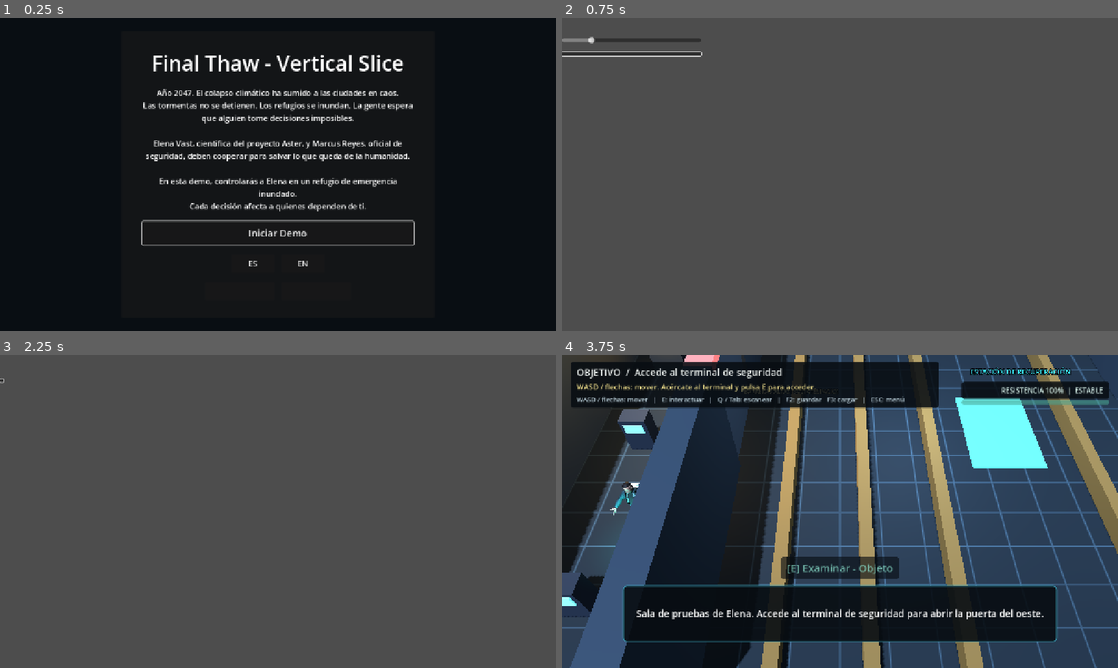
Above: before the commit, frames 1-4 (two rows, left to right).
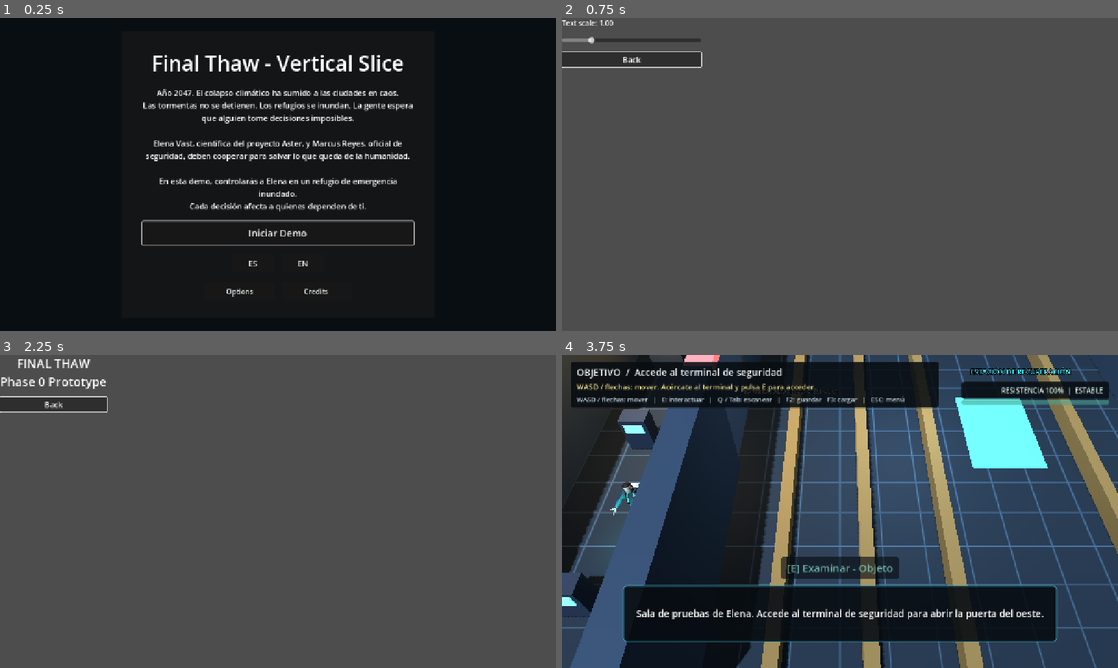
Above: after the commit, the same moments.

Repository: xabiervc/final-thaw
Game: Godot game, scene res://scenes/ui/main_menu.tscn
The game is run twice, just before and just after one commit, with the same random seed, the same clock (stepped at 60 frames per second) and the same inputs.
Inputs (mouse positions are in pixels of both pictures, inside the frame that each line leads up to; where the layout moved, square brackets give the same spot in the first picture):
- Up to frame 1 (0.25 s): no input
- Up to frame 2 (0.75 s): click (801, 290) at 0.5 s
- Up to frame 3 (2.25 s): click (66, 395) [66, 392] at 1.25 s; click (316, 627) at 2 s
- Up to frame 4 (3.75 s): click (617, 405) [562, 380] at 2.75 s; click "Iniciar Demo" at 3.5 s

The runs differ from the first frame. In frame 1, 0.1% of the frame differs, in the area x 40-59%, y 86-90%; in frame 2, 1.1%; in frame 3, 1.5%, in the area x 0-20%, y 1-19%; in frame 4, nothing differs.
Error before the commit: Invalid call. Nonexistent function 'get_menu_options_button' in base 'Node (narrative_text_manager.gd)'. (res://scripts/ui/main_menu.gd:105)

Commit message:
fix(ui): localize HUD and expand narrative text contract

Diff:
--- a/scripts/managers/narrative_text_manager.gd
+++ b/scripts/managers/narrative_text_manager.gd
@@ -38,8 +38,26 @@
 static func get_menu_start_button() -> String:
 	return _text("menu_start_button", "Start Demo")
 
+static func get_menu_options_button() -> String:
+	return _text("menu_options_button", "Options")
+
+static func get_menu_credits_button() -> String:
+	return _text("menu_credits_button", "Credits")
+
 static func get_hud_oxygen_label(value: float) -> String:
 	return _text("hud_oxygen_label", "Oxygen: %d%%") % int(value)
+
+static func get_hud_civilian_aid(value: int) -> String:
+	return _text("hud_civilian_aid", "Civilian aid %d/10") % value
+
+static func get_hud_prototype_integrity(value: int) -> String:
+	return _text("hud_prototype_integrity", "Prototype %d/3") % value
+
+static func get_hud_elena_safety(value: int) -> String:
+	return _text("hud_elena_safety", "Elena %d/3") % value
+
+static func get_hud_fps(value: int) -> String:
+	return _text("hud_fps", "FPS: %d") % value
 
 static func get_hud_civilian_state(trapped: bool, rescued: bool, dead: bool) -> String:
 	if dead:
@@ -167,6 +185,15 @@
 		oxygen,
 		civilian_aid,
 	]
+
+static func get_options_text_scale() -> String:
+	return _text("options_text_scale", "Text scale: %.2f")
+
+static func get_options_back_button() -> String:
+	return _text("options_back_button", "Back")
+
+static func get_credits_title() -> String:
+	return _text("credits_title", "FINAL THAW\nPhase 0 Prototype")
 
 ## Claves de texto del puzle de registros y cableado. Cada clave debe existir y no estar vacia en ES y EN.
 const CONTROL_ROOM_KEYS: Array[String] = [
--- a/scripts/ui/hud.gd
+++ b/scripts/ui/hud.gd
@@ -20,7 +20,7 @@
 	character_label.position = Vector2(1100, 20)
 	fps_label = _label(self)
 	fps_label.position = Vector2(20, 680)
-	GameManager.stats_changed.connect(refresh)
+	GameManager.stats_changed.connect(_on_stats_changed)
 	refresh()
 
 func _label(parent: Node) -> Label:
@@ -29,14 +29,26 @@
 	parent.add_child(l)
 	return l
 
+func _on_stats_changed() -> void:
+	_apply_font_scale()
+	refresh()
+
+func _apply_font_scale() -> void:
+	var scaled := int(20 * GameManager.font_scale)
+	aid_label.add_theme_font_size_override("font_size", scaled)
+	integrity_label.add_theme_font_size_override("font_size", scaled)
+	safety_label.add_theme_font_size_override("font_size", scaled)
+	character_label.add_theme_font_size_override("font_size", scaled)
+	fps_label.add_theme_font_size_override("font_size", scaled)
+
 func refresh() -> void:
-	aid_label.text = "Ayuda civil %d/10" % GameManager.civilian_aid
-	integrity_label.text = "Prototipo %d/3" % GameManager.prototype_integrity
-	safety_label.text = "Elena %d/3" % GameManager.elena_safety
+	aid_label.text = NarrativeTextManager.get_hud_civilian_aid(GameManager.civilian_aid)
+	integrity_label.text = NarrativeTextManager.get_hud_prototype_integrity(GameManager.prototype_integrity)
+	safety_label.text = NarrativeTextManager.get_hud_elena_safety(GameManager.elena_safety)
 
 func set_character(character_name: String) -> void:
 	character_label.text = character_name.to_upper()
 
 func _process(_delta: float) -> void:
 	fps_label.visible = DebugManager.show_fps
-	fps_label.text = "FPS: %d" % Engine.get_frames_per_second()
+	fps_label.text = NarrativeTextManager.get_hud_fps(Engine.get_frames_per_second())
--- a/tests/test_vertical_slice.gd
+++ b/tests/test_vertical_slice.gd
@@ -10,6 +10,7 @@
 	_check_state_restore()
 	_check_shelter_text_fallbacks()
 	_check_menu_text_contract()
+	_check_hud_text_contract()
 	_check_rescue_persistence()
 	print("Vertical slice rules: %s" % ("PASS" if failed == 0 else "FAIL (%d)" % failed))
 	get_tree().quit(1 if failed > 0 else 0)
@@ -102,6 +103,17 @@
 func _check_menu_text_contract() -> void:
 	_expect(not NarrativeTextManager.get_shelter_civilian_state_short().is_empty(), "Menu civilian state fallback exists")
 	_expect(not NarrativeTextManager.get_shelter_previous_state().is_empty(), "Menu previous-state fallback exists")
+	_expect(not NarrativeTextManager.get_menu_options_button().is_empty(), "Menu options fallback exists")
+	_expect(not NarrativeTextManager.get_menu_credits_button().is_empty(), "Menu credits fallback exists")
+	_expect(not NarrativeTextManager.get_options_text_scale().is_empty(), "Options text-scale fallback exists")
+	_expect(not NarrativeTextManager.get_options_back_button().is_empty(), "Options back fallback exists")
+	_expect(not NarrativeTextManager.get_credits_title().is_empty(), "Credits title fallback exists")
+
+func _check_hud_text_contract() -> void:
+	_expect(not NarrativeTextManager.get_hud_civilian_aid(4).is_empty(), "HUD civilian aid fallback exists")
+	_expect(not NarrativeTextManager.get_hud_prototype_integrity(3).is_empty(), "HUD prototype integrity fallback exists")
+	_expect(not NarrativeTextManager.get_hud_elena_safety(3).is_empty(), "HUD Elena safety fallback exists")
+	_expect(not NarrativeTextManager.get_hud_fps(60).is_empty(), "HUD FPS fallback exists")
 
 func _check_rescue_persistence() -> void:
 	var previous: int = GameManager.civilian_aid
